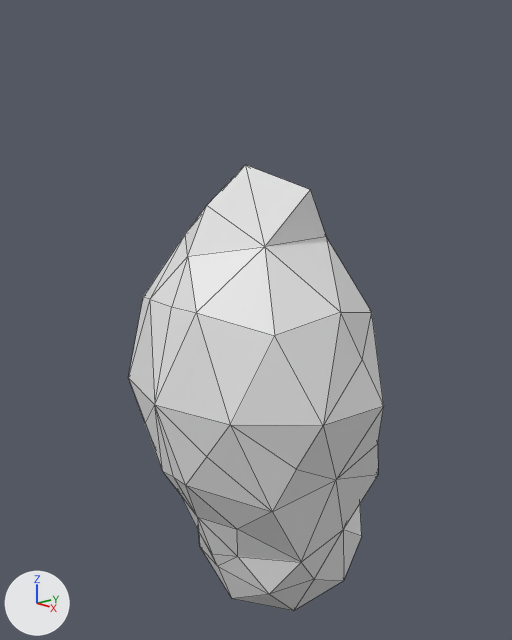
What one commit did to the Blender file Art/PC/PC.blend.
Camera for both pictures: a 50 mm lens placed at (1.723, -1.501, 2.739), pointed at (-0.003, 0.023, 2.155). The axes (+X, +Y, +Z) are drawn at lower left. The lights are the same throughout. Mesh edges are drawn as thin lines.

The older version as bpy lines, for what is in view:
```python
me_icosphere = bpy.data.meshes.new('Icosphere')
me_icosphere.from_pydata(...)  # 90 vertices, 176 faces; spans x -0.46..0.46, y -0.39..0.37, z -0.9..0.7
ob_icosphere = bpy.data.objects.new('Icosphere', me_icosphere)
ob_icosphere.location = (0.0, 0.0, 1.96)
```
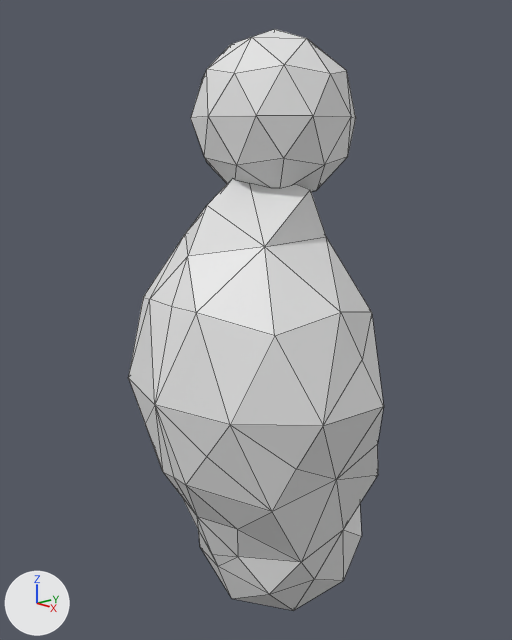
Where the change shows, as pixel boxes (x1, y1, x2, y2) in the pictures (512 x 640 px):
```json
{"object": "Icosphere", "change": "modifiers changed", "before": [128, 165, 384, 611], "after": [128, 29, 384, 611], "on screen": "30% taller"}
```

Scene script edits in JSON lines:
```json
{"op": "add", "block": "me_icosphere_001", "code": ["me_icosphere_001 = bpy.data.meshes.new('Icosphere.001')", "me_icosphere_001.from_pydata(...)  # an icosphere of 80 faces spanning x -0.252..0.252, y -0.265..0.265, z -0.265..0.265"]}
{"op": "add", "block": "ob_icosphere", "code": "_m = ob_icosphere.modifiers.new('Boolean', 'BOOLEAN')"}
{"op": "add", "block": "ob_icosphere", "code": "_m.object = ob_head"}
{"op": "add", "block": "ob_icosphere", "code": "_m.operation = 'UNION'"}
{"op": "add", "block": "ob_icosphere", "code": "_m.solver = 'FLOAT'"}
{"op": "add", "block": "ob_head", "code": ["ob_head = bpy.data.objects.new('Head', me_icosphere_001)", "ob_head.location = (0.0, 0.0973, 2.805)", "ob_head.hide_viewport = True"]}
```
